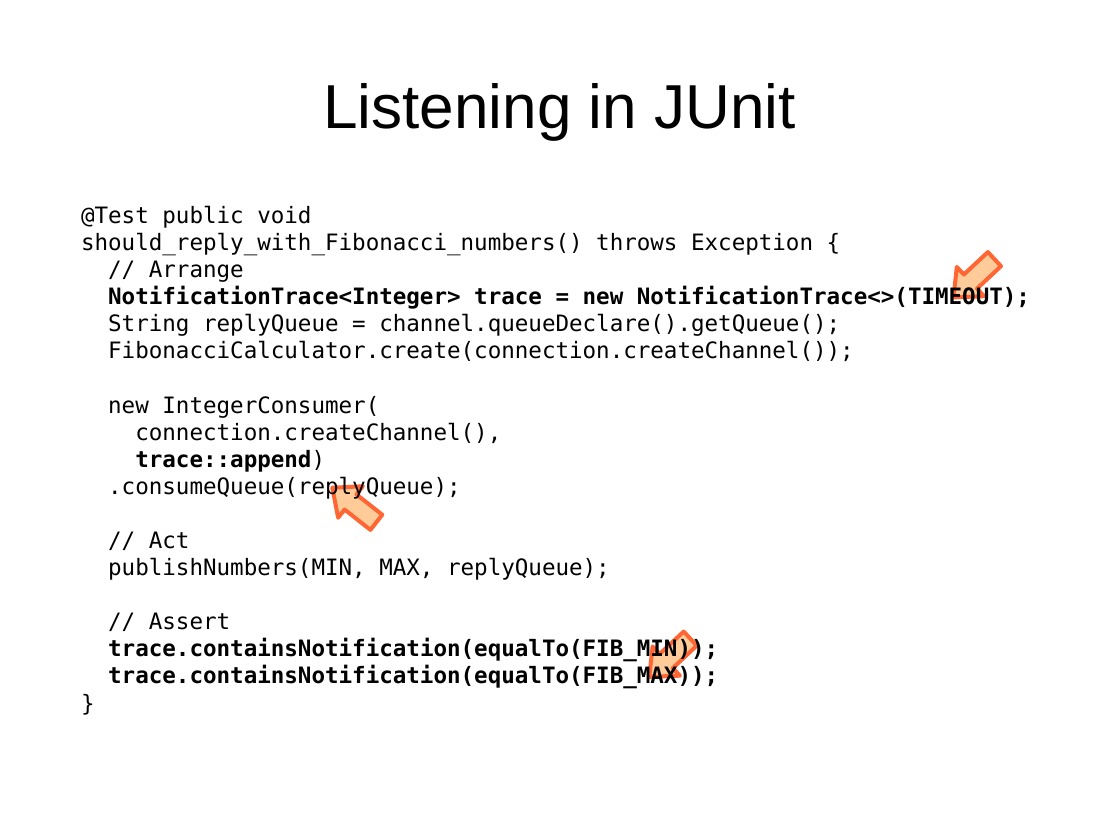
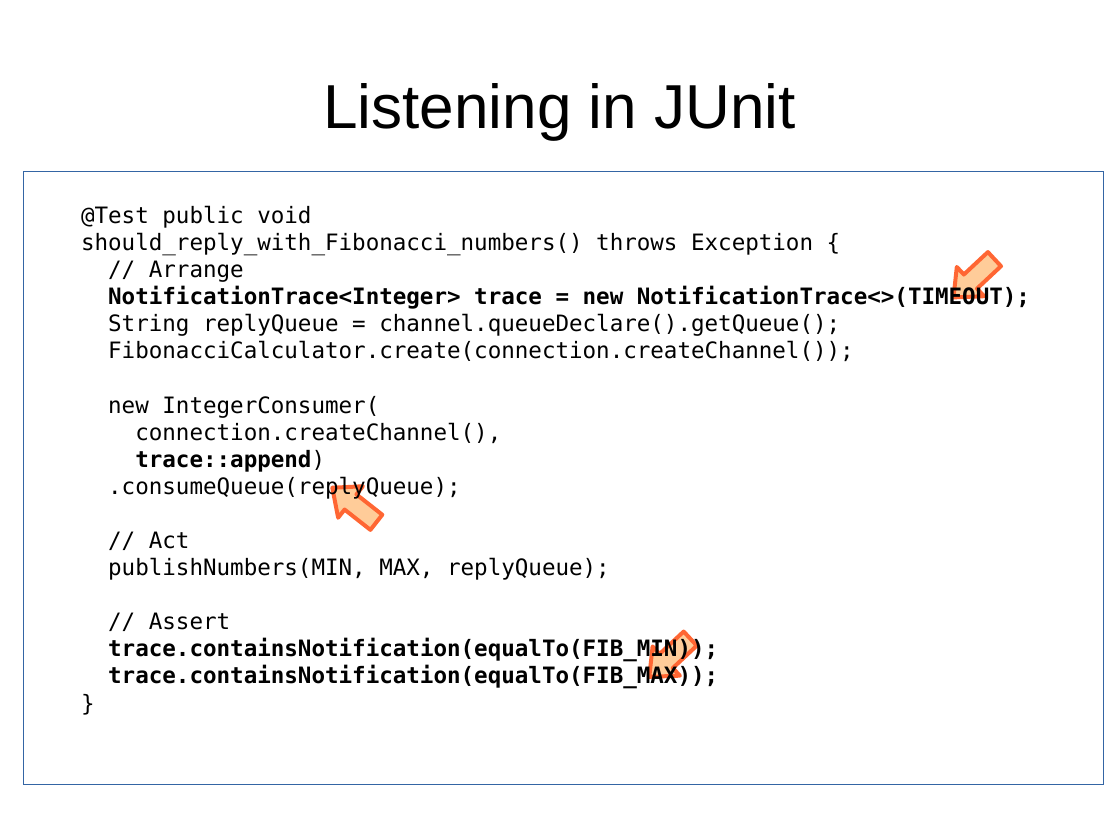
Before and after one commit to andreassimon/talk-asynchronen-code-testen, a slide deck: slide 8 of Asynchronen Code testen.odp. Drawn at 1120x840 pixels with LibreOffice and Linux fonts; fonts in the diff are those of the drawing; background and template pictures are left out. Boxes give left, top, right and bottom in pixels: in the first picture for what was removed or moved away, otherwise in the second. Text is boxed around its words. In the diff, an @@ line names an element or a change of style, - is before the commit and + after.

```diff
--- a/Asynchronen Code testen.odp
+++ b/Asynchronen Code testen.odp
@@ rectangle added at <box>24,172,1105,785</box>, fill #FFFFFF, outline #3465A4 0 pt @@
```
Also in this commit, not shown: 5 other slides changed, 3 slides added, 5 other files.
